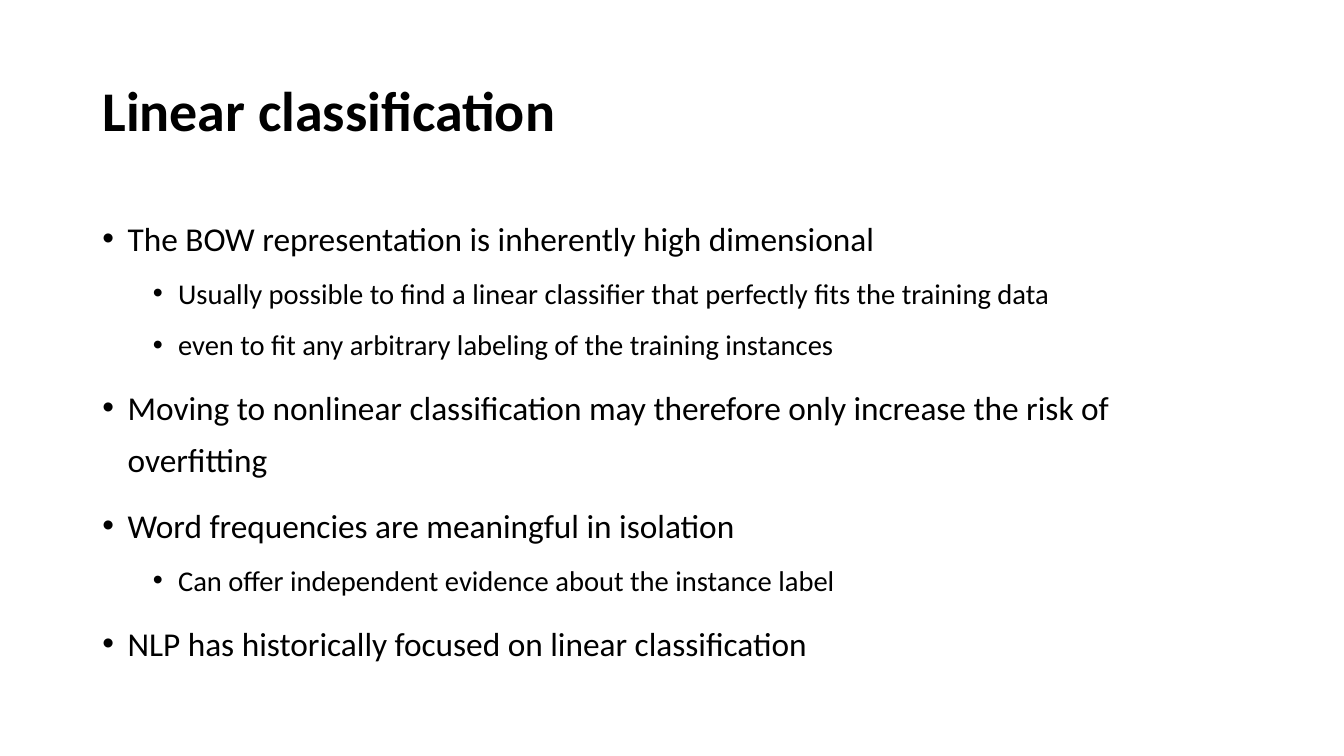
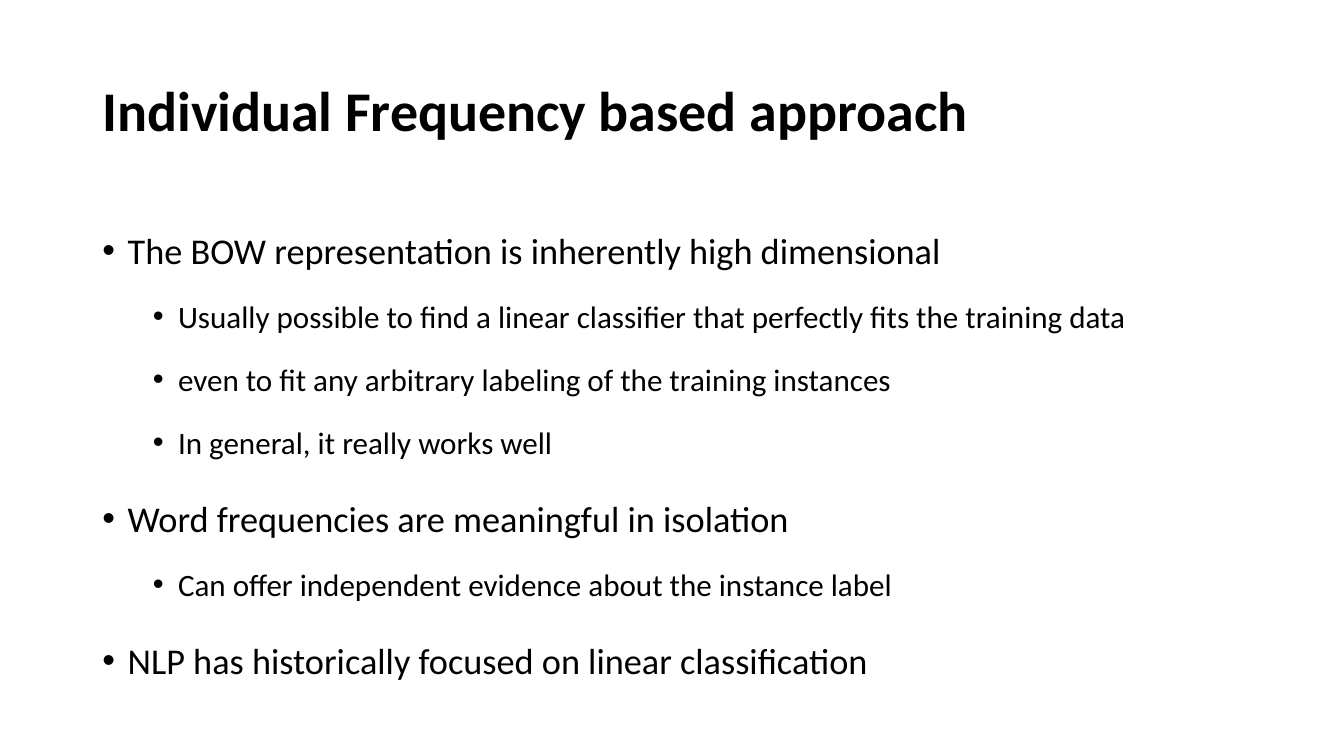
Before and after one commit to YeabinMoonEcon/BUS211, a slide deck: slide 4 of BUS243_NLP/lecture_notes/Lecture5.pptx (slide 3 before the commit). Drawn at 1344x756 pixels with LibreOffice and Linux fonts; fonts in the diff are those of the drawing. Boxes give left, top, right and bottom in pixels: in the first picture for what was removed or moved away, otherwise in the second. Text is boxed around its words. In the diff, an @@ line names an element or a change of style, - is before the commit and + after.

```diff
--- a/BUS243_NLP/lecture_notes/Lecture5.pptx
+++ b/BUS243_NLP/lecture_notes/Lecture5.pptx
@@ title at [102, 91, 968, 140]: text changed @@
-Linear classification
+Individual Frequency based approach
@@ text at [128, 238, 1125, 680]: size 23.8 to 25.9 pt in "The BOW representation is inherently high dimensional", "Word frequencies are meaningful in isolation", "NLP has historically focused on linear classification"; size 20.4 to 22.2 pt in "Usually possible to find a linear classifier ...", "even to fit any arbitrary labeling of ...", "Can offer independent evidence about the instance ..."; line spacing 1.3 to 1.5 @@
@@ text at [178, 432, 552, 460]: text changed; size 23.8 to 22.2 pt @@
-• Moving to nonlinear classification may therefore only increase the risk of overfitting
+  • In general, it really works well
```
Also in this commit, not shown: 19 other slides changed, 3 slides added, 2 other files.
